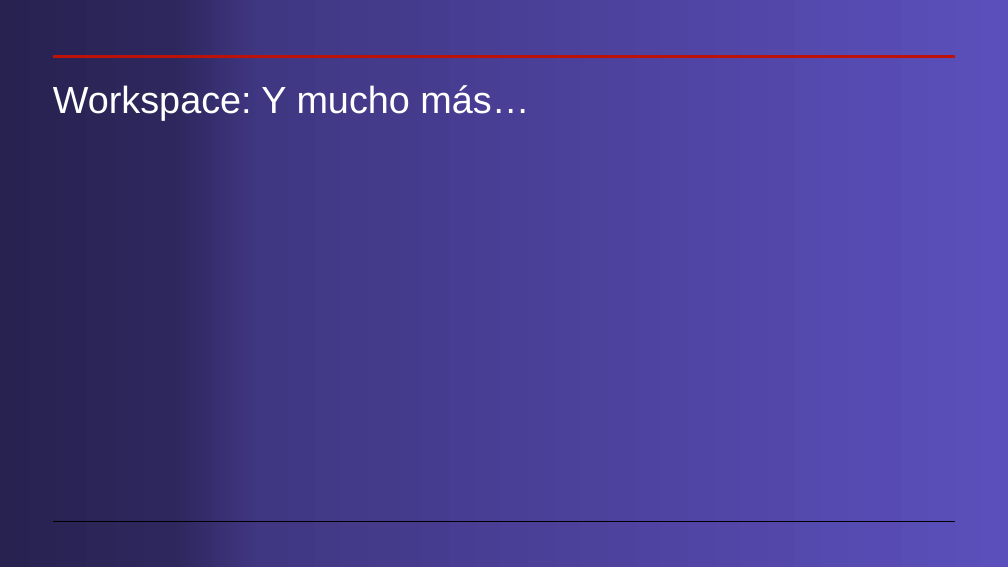
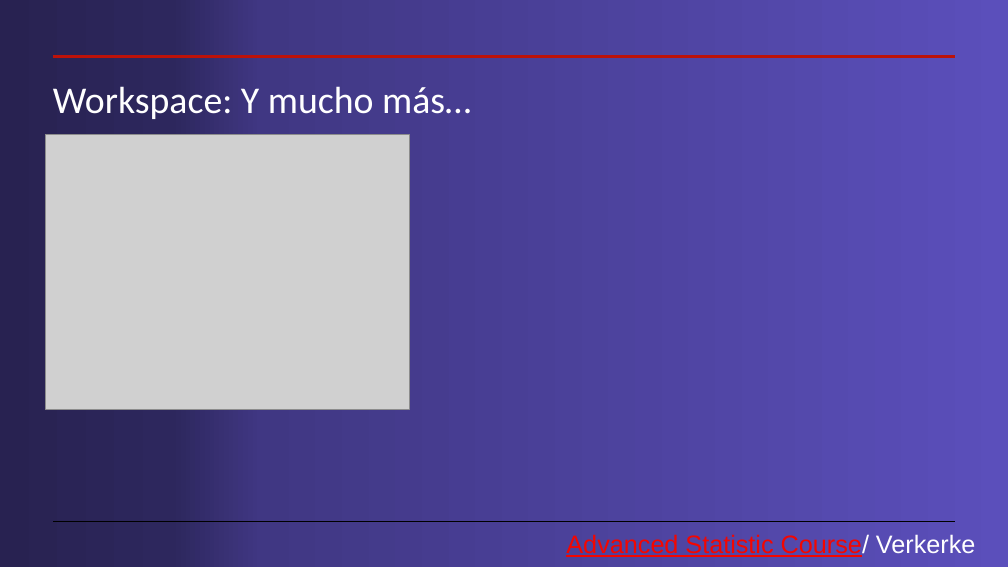
Before and after one commit to cdavidgutierrez/ProyectoFinal_CERN_ROOT, a slide deck: slide 17 of Workspaces en root.pptx (slide 16 before the commit). Drawn at 1008x567 pixels with LibreOffice and Linux fonts; fonts in the diff are those of the drawing; grey boxes stand for pictures. Boxes give left, top, right and bottom in pixels: in the first picture for what was removed or moved away, otherwise in the second. Text is boxed around its words. In the diff, an @@ line names an element or a change of style, - is before the commit and + after.

```diff
--- a/Workspaces en root.pptx
+++ b/Workspaces en root.pptx
@@ title "Workspace: Y mucho más…" at [53,86,471,119]: font Arial to Calibri @@
@@ picture added at [45,135,409,409] @@
@@ text added at [566,534,975,557], 24 pt, text #F40600, underline @@
+Advanced Statistic Course/ Verkerke
```
Also in this commit, not shown: 16 other slides changed, 5 slides added, 1 slide removed.
